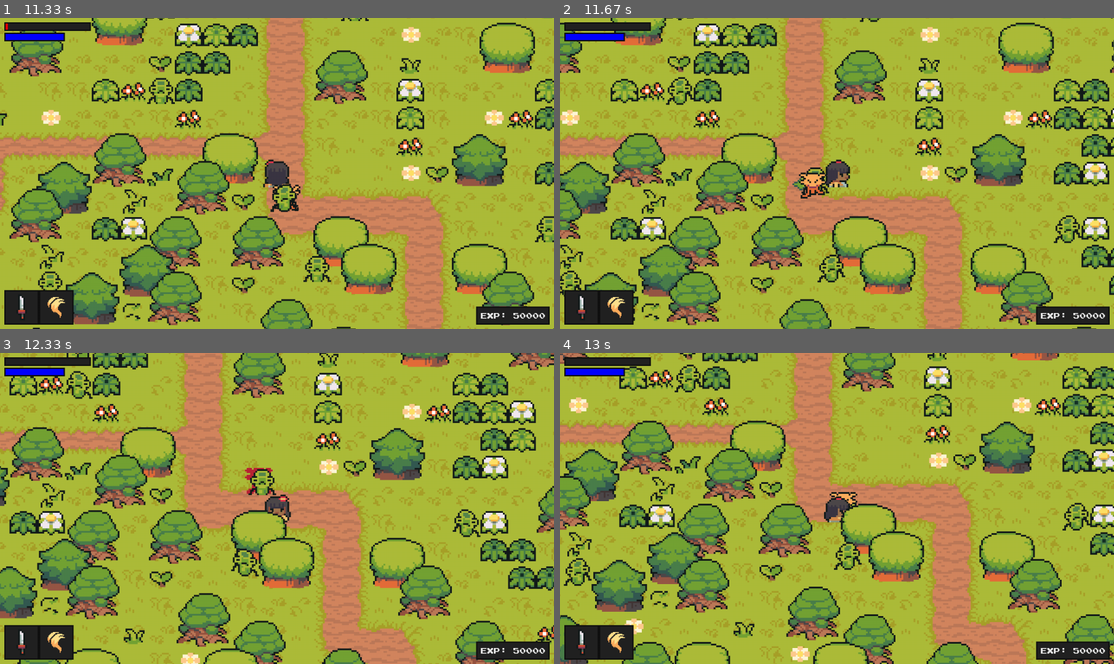
Above: before the commit, frames 1-4 (two rows, left to right).
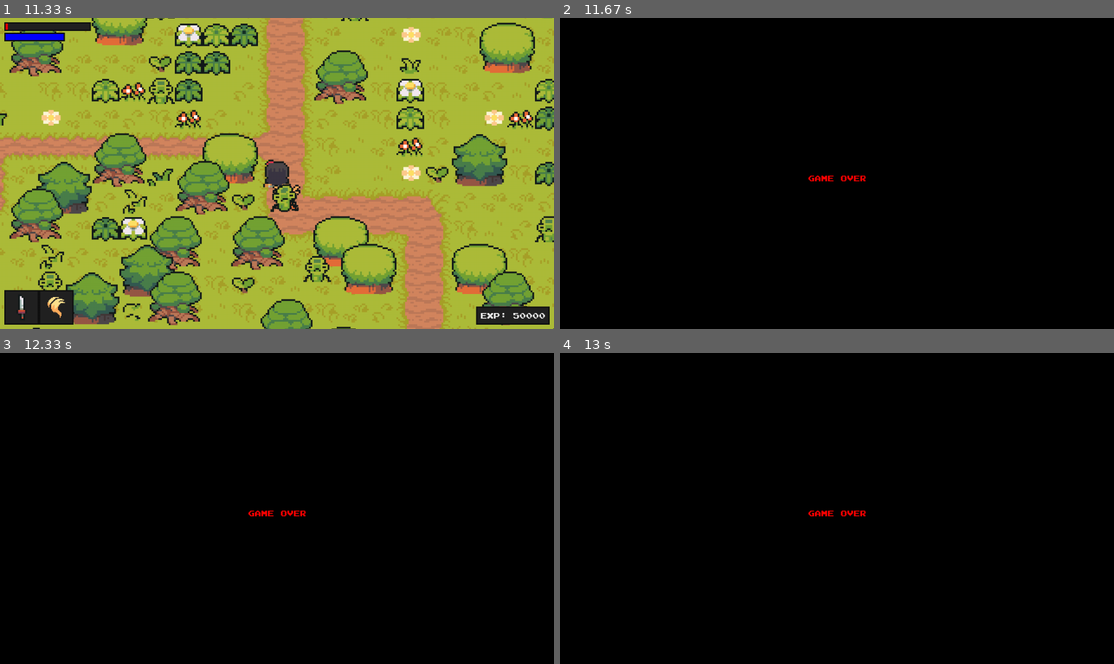
Above: after the commit, the same moments.

Repository: b3mery/Zelda_pygame
Game: pygame game, started from main.py
Two runs of this game, one before a commit and one after it. Both use one fixed random seed, a clock stepped at 60 frames per second and the inputs below.
Inputs:
- Up to frame 1 (11.33 s): hold Left 0.33-0.87 s; hold Down 0.9-1.2 s; hold Left 1.23-1.63 s; hold Up 1.67-2.03 s; hold Right 2.07-2.7 s; hold Down 2.73-3.1 s; hold Left 3.13-3.6 s; hold Right 3.63-4.1 s; hold Up 4.13-4.43 s; hold Right 4.47-4.93 s; hold Left 4.97-5.5 s; hold Down 5.53-5.83 s; hold Left 5.87-6.27 s; hold Up 6.3-6.67 s; hold Right 6.7-7.33 s; hold Down 7.37-7.73 s; hold Left 7.77-8.23 s; hold Right 8.27-8.73 s; hold Up 8.77-9.07 s; hold Right 9.1-9.57 s; hold Left 9.6-10.13 s; hold Down 10.17-10.47 s; hold Left 10.5-10.9 s; hold Up 10.93-11.3 s
- Up to frame 2 (11.67 s): hold Right from 11.33 s (still down)
- Up to frame 3 (12.33 s): release Right at 11.97 s; hold Down from 12 s (still down)
- Up to frame 4 (13 s): release Down at 12.37 s; hold Left 12.4-12.87 s; hold Right from 12.9 s (still down)

Frame 1 is identical in both runs. In frame 2, 99% of the frame differs, in the area x 0-100%, y 0-100%; in frame 3, 99%; in frame 4, 99%.

Commit message:
Basic Game Over Screen

Diff:
--- a/main.py
+++ b/main.py
@@ -14,10 +14,7 @@
 
         self.level = Level()
 
-        # main sound
-        self.main_sound = pygame.mixer.Sound(open('assets/audio/main.ogg'))
-        self.main_sound.set_volume(0.5)
-        self.main_sound.play(loops=1)
+
 
     def run(self):
         """PyGame Game Loop"""
--- a/src/game_objects/player.py
+++ b/src/game_objects/player.py
@@ -16,7 +16,7 @@
                  obstacle_sprites:pygame.sprite.Group,
                  create_attack:Function,
                  destroy_attack:Function,
-                 create_magic:Function
+                 create_magic:Function,
                 ):
         super().__init__(groups)
         self.sprite_type = 'player'
--- a/src/orchestration/level.py
+++ b/src/orchestration/level.py
@@ -1,5 +1,6 @@
 import pygame
 import random
+from src.user_interface.game_over import GameOverInterface
 
 from src.utils import settings
 from src.utils import util
@@ -28,9 +29,16 @@
     * Running the main game update loop
     """
     def __init__(self) -> None:
+
         # get the display surface
         self.display_surface = pygame.display.get_surface()
-        self.game_paused = False
+        self.is_game_paused = False
+        self.is_game_over = False
+
+        # main sound
+        self.main_sound = pygame.mixer.Sound(open('assets/audio/main.ogg'))
+        self.main_sound.set_volume(0.5)
+        self.main_sound.play(loops=1)
 
         # Sprite group setup
         self.visible_sprites = YSortCameraGroup()
@@ -47,10 +55,12 @@
         # User Interface
         self.heads_up_display = HeadsUpDisplay()
         self.upgrade_menu = UpgradeMenu(self.player)
+        self.game_over_display = GameOverInterface()
 
         # particles
         self.anamation_player = AnimationPlayer()
         self.magic = Magic(self.anamation_player)
+
 
 
     def __create_level_map(self):
@@ -234,7 +244,13 @@
     def toggle_upgrade_menu(self):
         """Pause the game
         """
-        self.game_paused = not self.game_paused
+        self.is_game_paused = not self.is_game_paused
+
+    def check_game_over(self):
+        """Pause the game
+        """
+        if self.player.health <= 0:
+            self.is_game_over = not self.is_game_over
 
     ####################################### Game Loop #############################################################
     def run(self):
@@ -243,9 +259,13 @@
         self.visible_sprites.custom_draw(self.player)
         self.heads_up_display.display(self.player)
 
-        if self.game_paused:
+        if self.is_game_paused:
             self.upgrade_menu.display()
-        else:
+        if self.is_game_over:
+            self.main_sound.stop()
+            self.game_over_display.display()
+        if not (self.is_game_over or self.is_game_paused):
             self.visible_sprites.update()
             self.visible_sprites.enemy_update(self.player)
             self.__detect_player_attacks()
+            self.check_game_over()
--- /dev/null
+++ b/src/user_interface/game_over.py
@@ -0,0 +1,24 @@
+import pygame
+
+from src.utils import settings
+
+class GameOverInterface:
+    """_summary_
+    """
+    def __init__(self) -> None:
+        # General Setup:
+        self.display_surface = pygame.display.get_surface()
+        self.font = pygame.font.Font(settings.UI_FONT, settings.UI_FONT_SIZE)
+
+    def draw(self, name):
+        title_surf = self.font.render(name,False, 'red')
+
+        x = self.display_surface.get_size()[0] * 0.5
+        y = self.display_surface.get_size()[1] * 0.5
+
+        title_rect = title_surf.get_rect(midtop = (x,y))
+        self.display_surface.blit(title_surf, title_rect)
+
+    def display(self):
+        self.display_surface.fill('black')
+        self.draw('Game Over')
